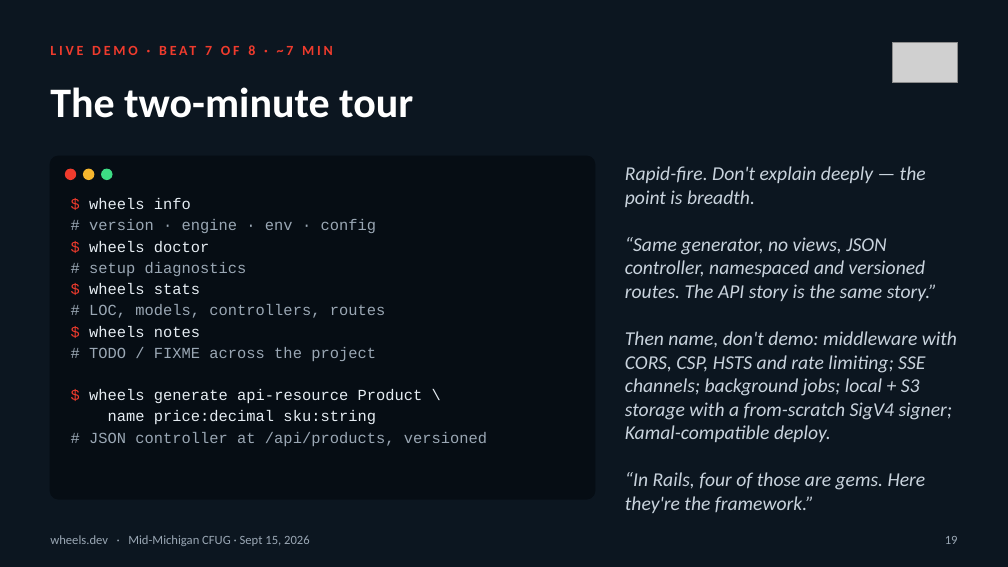
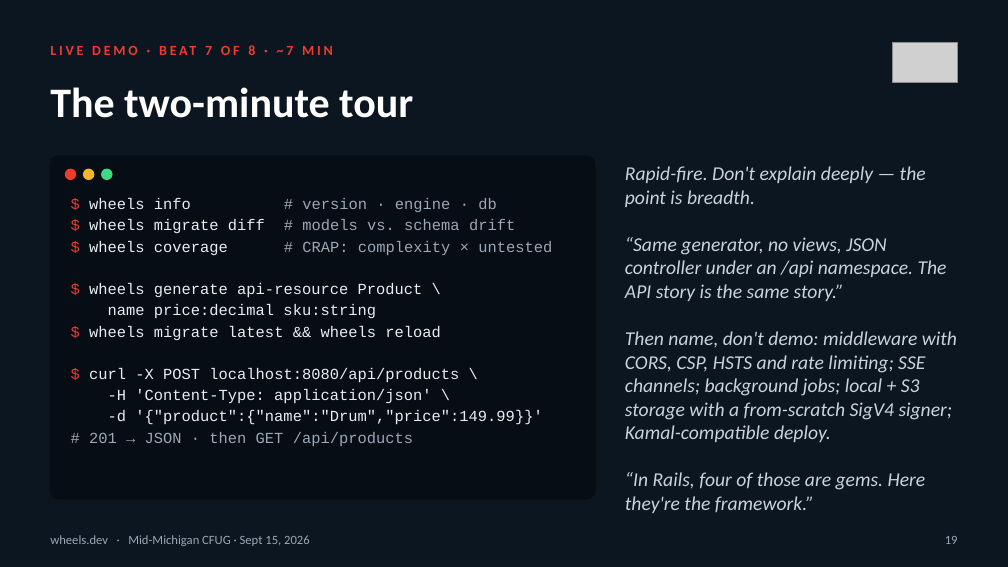
Before and after one commit to cfwheels/cfwheels, a slide deck: slide 19 of docs/presentations/cfug-2026-09-15/wheels-rails-style-cfml-mmcfug-2026-09-15.pptx. Drawn at 1008x567 pixels with LibreOffice and Linux fonts; fonts in the diff are those of the drawing; grey boxes stand for pictures. Boxes give left, top, right and bottom in pixels: in the first picture for what was removed or moved away, otherwise in the second. Text is boxed around its words. In the diff, an @@ line names an element or a change of style, - is before the commit and + after.

Commit message:
Update wheels-rails-style-cfml-mmcfug-2026-09-15.pptx
presentation

```diff
--- a/docs/presentations/cfug-2026-09-15/wheels-rails-style-cfml-mmcfug-2026-09-15.pptx
+++ b/docs/presentations/cfug-2026-09-15/wheels-rails-style-cfml-mmcfug-2026-09-15.pptx
@@ text at [89,198,552,255]: text changed @@
-$ wheels info
-# version · engine · env · config
-$ wheels doctor
-# setup diagnostics
-$ wheels stats
-# LOC, models, controllers, routes
-$ wheels notes
-# TODO / FIXME across the project
+$ wheels info # version · engine · db
+$ wheels migrate diff # models vs. schema drift
+$ wheels coverage # CRAP: complexity × untested
@@ text at [625,237,947,301]: text changed @@
-“Same generator, no views, JSON controller, namespaced and versioned routes. The API story is the same story.”
+“Same generator, no views, JSON controller under an /api namespace. The API story is the same story.”
@@ text at [89,326,542,446]: text changed; text colour #9AA7B4 to #E6EDF3 @@
-# JSON controller at /api/products, versioned
+$ wheels migrate latest && wheels reload
+$ curl -X POST localhost:8080/api/products \
+-H 'Content-Type: application/json' \
+-d '{"product":{"name":"Drum","price":149.99}}'
+# 201 → JSON · then GET /api/products
```
Also in this commit, not shown: 22 other slides changed.
